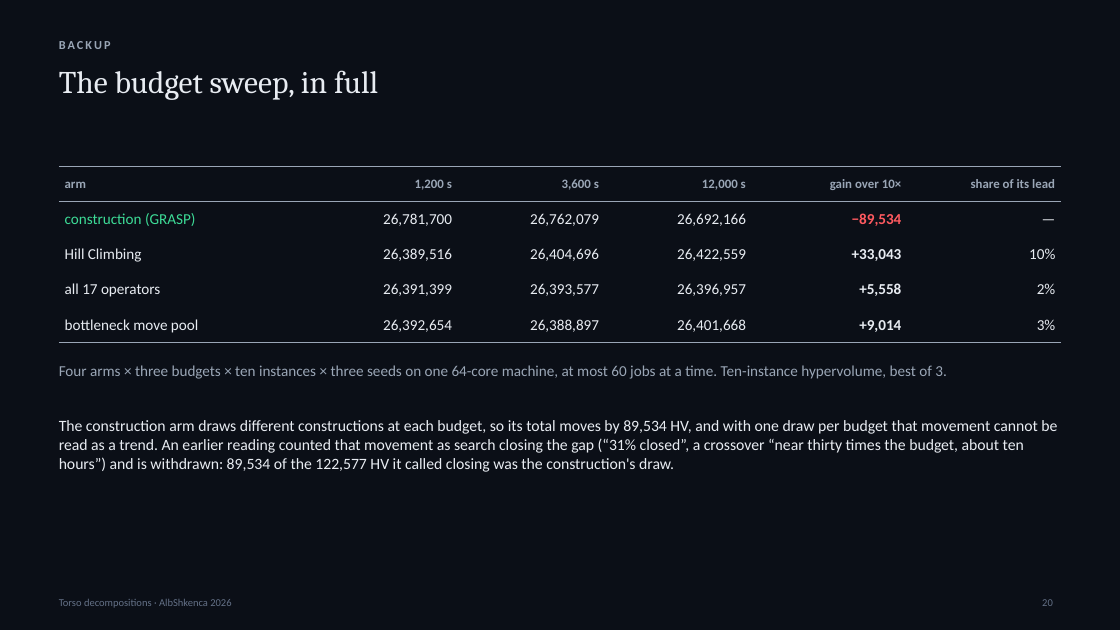
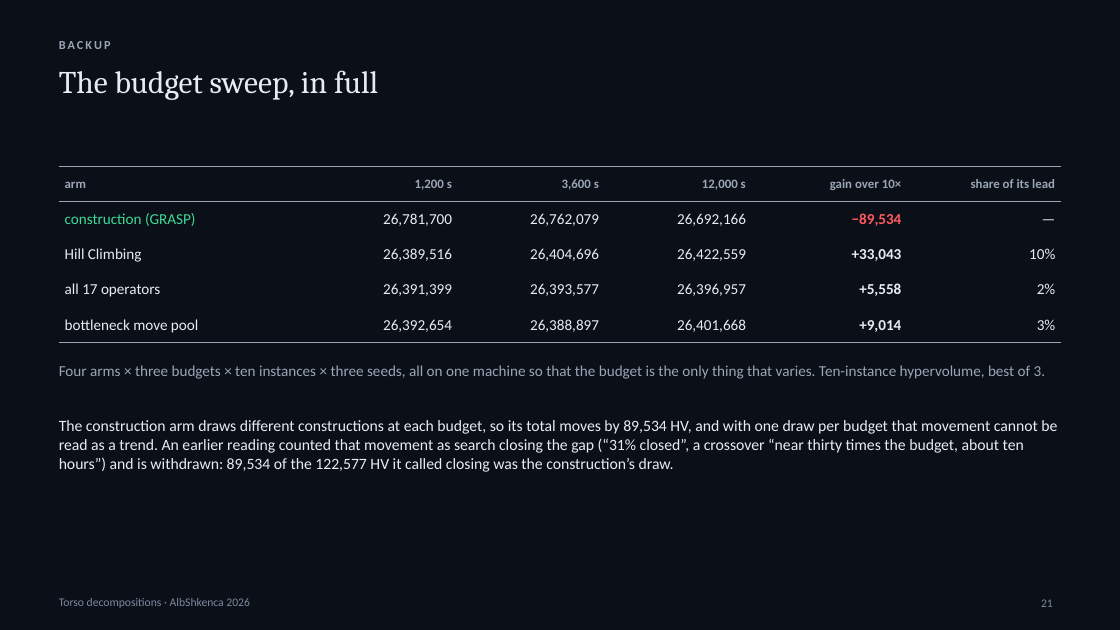
Before and after one commit to adrianymeri/SpOC3, a slide deck: slide 21 of SpOC3-Torso-Decompositions-AlbShkenca2026-EN.pptx (slide 20 before the commit). Drawn at 1120x630 pixels with LibreOffice and Linux fonts; fonts in the diff are those of the drawing. Boxes give left, top, right and bottom in pixels: in the first picture for what was removed or moved away, otherwise in the second. Text is boxed around its words. In the diff, an @@ line names an element or a change of style, - is before the commit and + after.

```diff
--- a/SpOC3-Torso-Decompositions-AlbShkenca2026-EN.pptx
+++ b/SpOC3-Torso-Decompositions-AlbShkenca2026-EN.pptx
@@ text at (59, 365, 1046, 379): text changed @@
-Four arms × three budgets × ten instances × three seeds on one 64-core machine, at most 60 jobs at a time. Ten-instance hypervolume, best of 3.
+Four arms × three budgets × ten instances × three seeds, all on one machine so that the budget is the only thing that varies. Ten-instance hypervolume, best of 3.
@@ text at (59, 420, 1057, 472): text changed @@
-The construction arm draws different constructions at each budget, so its total moves by 89,534 HV, and with one draw per budget that movement cannot be read as a trend. An earlier reading counted that movement as search closing the gap (“31% closed”, a crossover “near thirty times the budget, about ten hours”) and is withdrawn: 89,534 of the 122,577 HV it called closing was the construction's draw.
+The construction arm draws different constructions at each budget, so its total moves by 89,534 HV, and with one draw per budget that movement cannot be read as a trend. An earlier reading counted that movement as search closing the gap (“31% closed”, a crossover “near thirty times the budget, about ten hours”) and is withdrawn: 89,534 of the 122,577 HV it called closing was the construction’s draw.
@@ text "Torso decompositions · AlbShkenca 2026" at (59, 598, 250, 608): size 9 to 10 pt, text colour #647187 to #7D8AA0 @@
@@ page number at (1041, 599, 1053, 607): text changed; size 9 to 10 pt; text colour #647187 to #7D8AA0 @@
-20
+21
```
Also in this commit, not shown: 19 other slides changed, 1 slide added, 11 other files.
